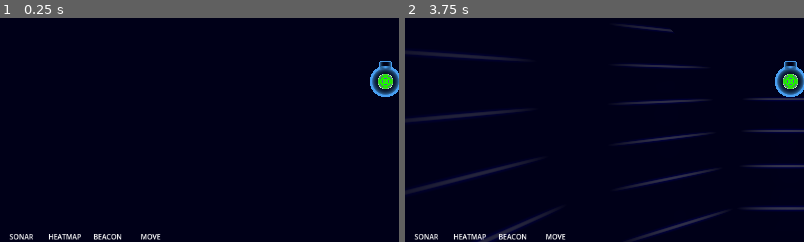
Above: before the commit, frames 1-2 (left to right).
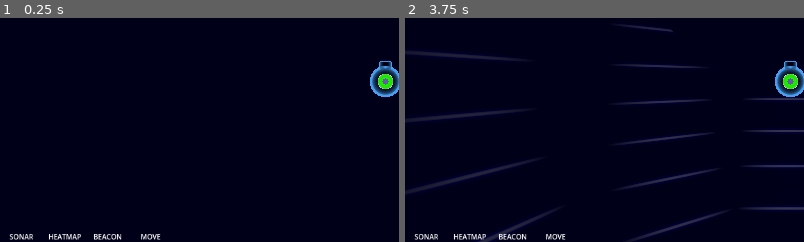
Above: after the commit, the same moments.

Repository: squirrelsoftcompany/LD57
Game: Godot game, scene res://Scenes/test_scene.tscn
The game is run twice, just before and just after one commit, with the same random seed, the same clock (stepped at 60 frames per second) and the same inputs.
Inputs (mouse positions are % of the whole screen's width and height, from its top left):
- Up to frame 1 (0.25 s): no input
- Up to frame 2 (3.75 s): click "H" at 0.5 s; click "H" at 1.25 s; click "H" at 2 s; click "S" at 2.75 s; tap Enter at 3.5 s; move the mouse to (45, 70) at 3.52 s; tap Space (mi_launch) at 3.6 s; click (45, 70) at 3.67 s
The pictures show only the part of the screen within x 2-52%, y 36-86%; the shares and areas given below are measured in that part.

The runs differ from the first frame. In frame 1, less than 0.1% of the frame differs, in the area x 95-98%, y 25-31%; in frame 2, less than 0.1%.

Commit message:
Update battery when energy changed

Diff:
--- a/Scripts/battery.gd
+++ b/Scripts/battery.gd
@@ -3,13 +3,13 @@
 var max_charge : float = 10
 var charge : float = 0
 
-#TODO : signals
-
 func _ready():
-	max_charge = GlobalPlayerStates.maxEnergy
-	charge = GlobalPlayerStates.current_energy
+	max_charge = (GlobalPlayerStates.maxEnergy *  max_charge ) / GlobalPlayerStates.maxEnergy
+	charge = (GlobalPlayerStates.current_energy *  max_charge ) / GlobalPlayerStates.maxEnergy
 	material_override.set_shader_parameter("charge",charge)
 	material_override.set_shader_parameter("max_charge",max_charge)
+	GlobalEventHolder.connect("energy_state_changed", _energy_change)
 
 func _energy_change():
+	charge = (GlobalPlayerStates.current_energy *  max_charge ) / GlobalPlayerStates.maxEnergy
 	material_override.set_shader_parameter("charge",charge)
